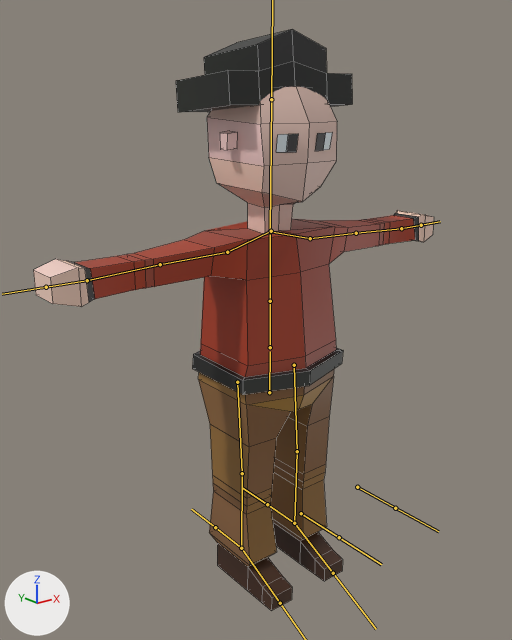
The FBX model Assets/pirate_man.fbx as it was, and as the next commit left it.
One viewpoint serves both versions: a 50 mm camera at (-1.417, -1.709, 1.609) aimed at (-0.122, -0.091, 0.962). The axes (+X, +Y, +Z) are drawn at lower left. The lights are the same throughout. The bones that bend it are drawn over the model as lines. Mesh edges are drawn as thin lines.

In view in the first picture: 'Cube.001', 'Guy'.
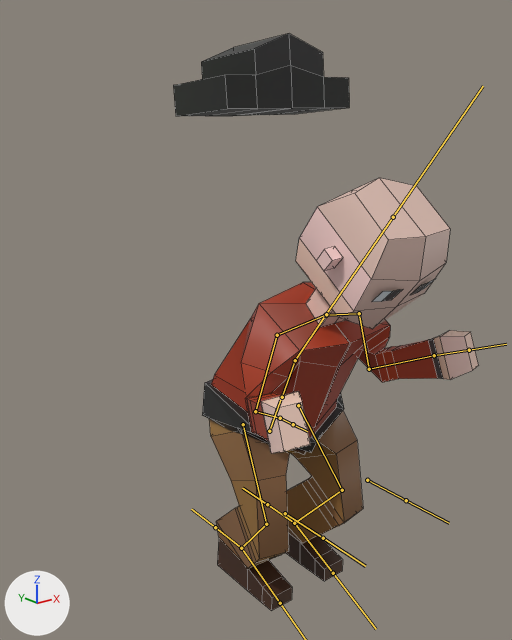
The newer file adds an action. The first version stands in its rest pose; the second is drawn at frame 1 of the action 'Armature|jumping'.

Location of each change, (x1, y1, x2, y2) in pixels of the pictures (512 x 640 px):
'Guy', posed (31% narrower, 17% shorter)
    before: (33, 86, 434, 611)
    after: (202, 178, 479, 611)
'Cube.001', posed
    before: (176, 29, 352, 112)
    after: (173, 34, 349, 116)
bone 'Root', root to tip
    before: (269, 392) to (270, 351)
    after: (269, 431) to (280, 400)
bone 'Spine2', root to tip
    before: (270, 301) to (270, 231)
    after: (295, 360) to (325, 315)
bone 'UpperArm.L', root to tip
    before: (310, 238) to (356, 233)
    after: (359, 313) to (369, 369)
bone 'LowerArm.L', root to tip
    before: (356, 233) to (401, 228)
    after: (369, 369) to (434, 355)
bone 'UpperArm.R', root to tip
    before: (227, 252) to (160, 264)
    after: (277, 335) to (255, 411)
bone 'LowerArm.R', root to tip
    before: (160, 264) to (87, 280)
    after: (255, 411) to (280, 418)
bone 'UpperLeg.L', root to tip
    before: (294, 365) to (297, 451)
    after: (298, 405) to (342, 490)
bone 'LowerLeg.L', root to tip
    before: (297, 451) to (294, 523)
    after: (342, 490) to (294, 523)
bone 'UpperLeg.R', root to tip
    before: (237, 382) to (242, 473)
    after: (243, 424) to (266, 524)
bone 'LowerLeg.R', root to tip
    before: (242, 473) to (241, 548)
    after: (266, 524) to (241, 548)

The change, as a diff of the scene's bpy script:
```diff
--- a/Assets/pirate_man.fbx.py
+++ b/Assets/pirate_man.fbx.py
@@ bone_root @@
 bone_root = bpy.data.objects['Armature'].pose.bones['Root']
-bone_root.location = (0.0, 0.0, 0.0)
-bone_root.rotation_quaternion = (1.0, 0.0, 0.0, 0.0)  # degrees (0, 0, 0)
+bone_root.location = (0.0, -0.143, 0.0)
+bone_root.rotation_quaternion = (0.98, 0.198, 0.0, 0.0)  # degrees (23, 0, 0)
@@ bone_spine2 @@
 bone_spine2 = bpy.data.objects['Armature'].pose.bones['Spine2']  # child of 'Spine1'
-bone_spine2.rotation_quaternion = (1.0, 0.0, 0.0, 0.0)  # degrees (0, 0, 0)
+bone_spine2.rotation_quaternion = (0.993, 0.116, -0.001, 0.0)  # degrees (13, 0, 0)
@@ bone_upperarm_l @@
 bone_upperarm_l = bpy.data.objects['Armature'].pose.bones['UpperArm.L']  # child of 'Shoulder.L'
-bone_upperarm_l.rotation_quaternion = (1.0, 0.0, 0.0, 0.0)  # degrees (0, 0, 0)
+bone_upperarm_l.rotation_quaternion = (0.802, 0.165, -0.21, -0.534)  # degrees (30, -9, -70)
@@ bone_lowerarm_l @@
 bone_lowerarm_l = bpy.data.objects['Armature'].pose.bones['LowerArm.L']  # child of 'UpperArm.L'
-bone_lowerarm_l.rotation_quaternion = (1.0, 0.0, 0.0, 0.0)  # degrees (0, 0, 0)
+bone_lowerarm_l.rotation_quaternion = (0.554, 0.788, -0.269, 0.013)  # degrees (114, -19, -26)
@@ bone_upperarm_r @@
 bone_upperarm_r = bpy.data.objects['Armature'].pose.bones['UpperArm.R']  # child of 'Shoulder.R'
-bone_upperarm_r.rotation_quaternion = (1.0, 0.0, 0.0, 0.0)  # degrees (0, 0, 0)
+bone_upperarm_r.rotation_quaternion = (0.783, 0.197, 0.246, 0.536)  # degrees (36, 10, 72)
@@ bone_lowerarm_r @@
 bone_lowerarm_r = bpy.data.objects['Armature'].pose.bones['LowerArm.R']  # child of 'UpperArm.R'
-bone_lowerarm_r.rotation_quaternion = (1.0, 0.0, 0.0, 0.0)  # degrees (0, 0, 0)
+bone_lowerarm_r.rotation_quaternion = (0.608, 0.744, 0.277, -0.013)  # degrees (106, 21, 25)
@@ bone_upperleg_l @@
 bone_upperleg_l = bpy.data.objects['Armature'].pose.bones['UpperLeg.L']  # child of 'Root'
-bone_upperleg_l.rotation_quaternion = (1.0, 0.0, 0.0, 0.0)  # degrees (0, 0, 0)
+bone_upperleg_l.rotation_quaternion = (0.883, 0.461, -0.082, 0.024)  # degrees (55, -10, -2)
@@ bone_lowerleg_l @@
 bone_lowerleg_l = bpy.data.objects['Armature'].pose.bones['LowerLeg.L']  # child of 'UpperLeg.L'
-bone_lowerleg_l.rotation_quaternion = (1.0, 0.0, 0.0, 0.0)  # degrees (0, 0, 0)
+bone_lowerleg_l.rotation_quaternion = (0.799, -0.602, 0.0, -0.02)  # degrees (-74, -1, -2)
@@ bone_foot_l @@
 bone_foot_l = bpy.data.objects['Armature'].pose.bones['Foot.L']  # child of 'LowerLeg.L'
-bone_foot_l.rotation_quaternion = (1.0, 0.0, 0.0, 0.0)  # degrees (0, 0, 0)
+bone_foot_l.rotation_quaternion = (0.931, 0.354, 0.067, -0.053)  # degrees (41, 9, -3)
@@ bone_upperleg_r @@
 bone_upperleg_r = bpy.data.objects['Armature'].pose.bones['UpperLeg.R']  # child of 'Root'
-bone_upperleg_r.rotation_quaternion = (1.0, 0.0, 0.0, 0.0)  # degrees (0, 0, 0)
+bone_upperleg_r.rotation_quaternion = (0.881, 0.459, 0.11, -0.029)  # degrees (55, 13, 3)
@@ bone_lowerleg_r @@
 bone_lowerleg_r = bpy.data.objects['Armature'].pose.bones['LowerLeg.R']  # child of 'UpperLeg.R'
-bone_lowerleg_r.rotation_quaternion = (1.0, 0.0, 0.0, 0.0)  # degrees (0, 0, 0)
+bone_lowerleg_r.rotation_quaternion = (0.799, -0.602, 0.0, 0.02)  # degrees (-74, 1, 2)
@@ bone_foot_r @@
 bone_foot_r = bpy.data.objects['Armature'].pose.bones['Foot.R']  # child of 'LowerLeg.R'
-bone_foot_r.rotation_quaternion = (1.0, 0.0, 0.0, 0.0)  # degrees (0, 0, 0)
+bone_foot_r.rotation_quaternion = (0.929, 0.352, -0.087, 0.073)  # degrees (41, -12, 4)
```
